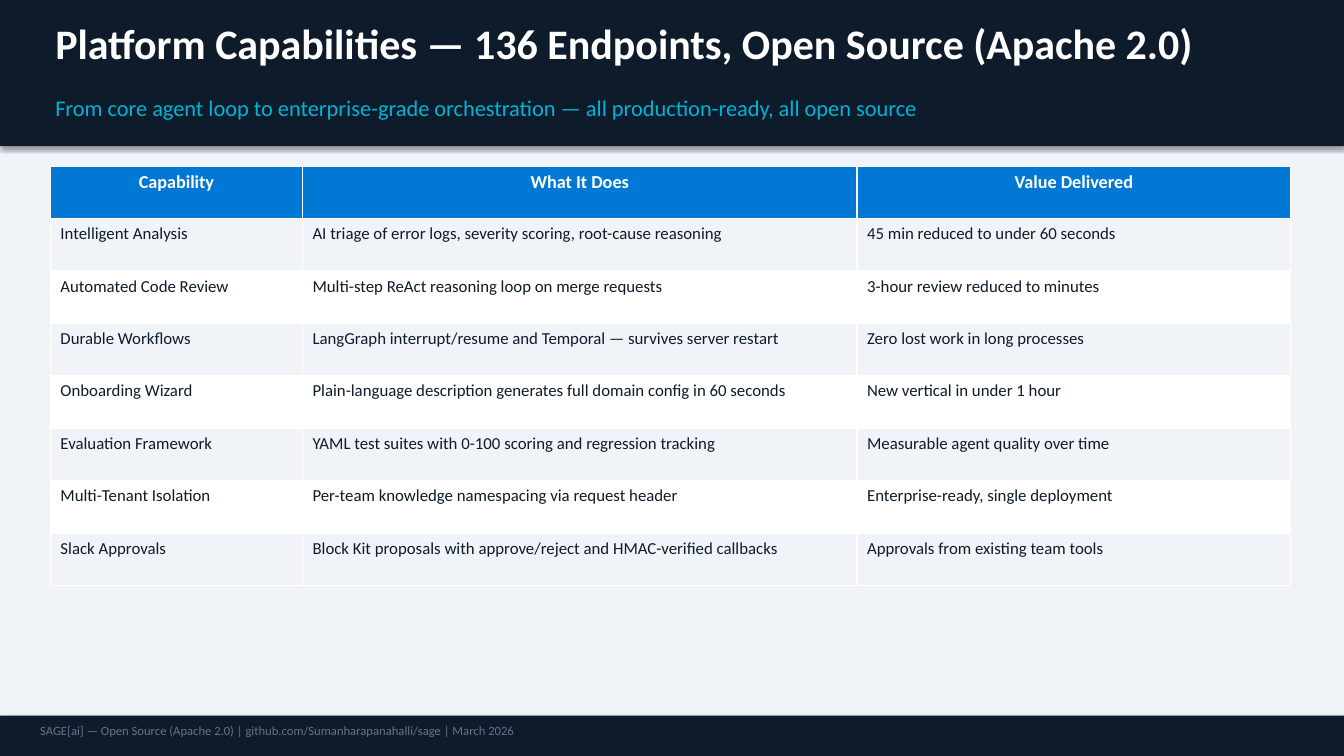
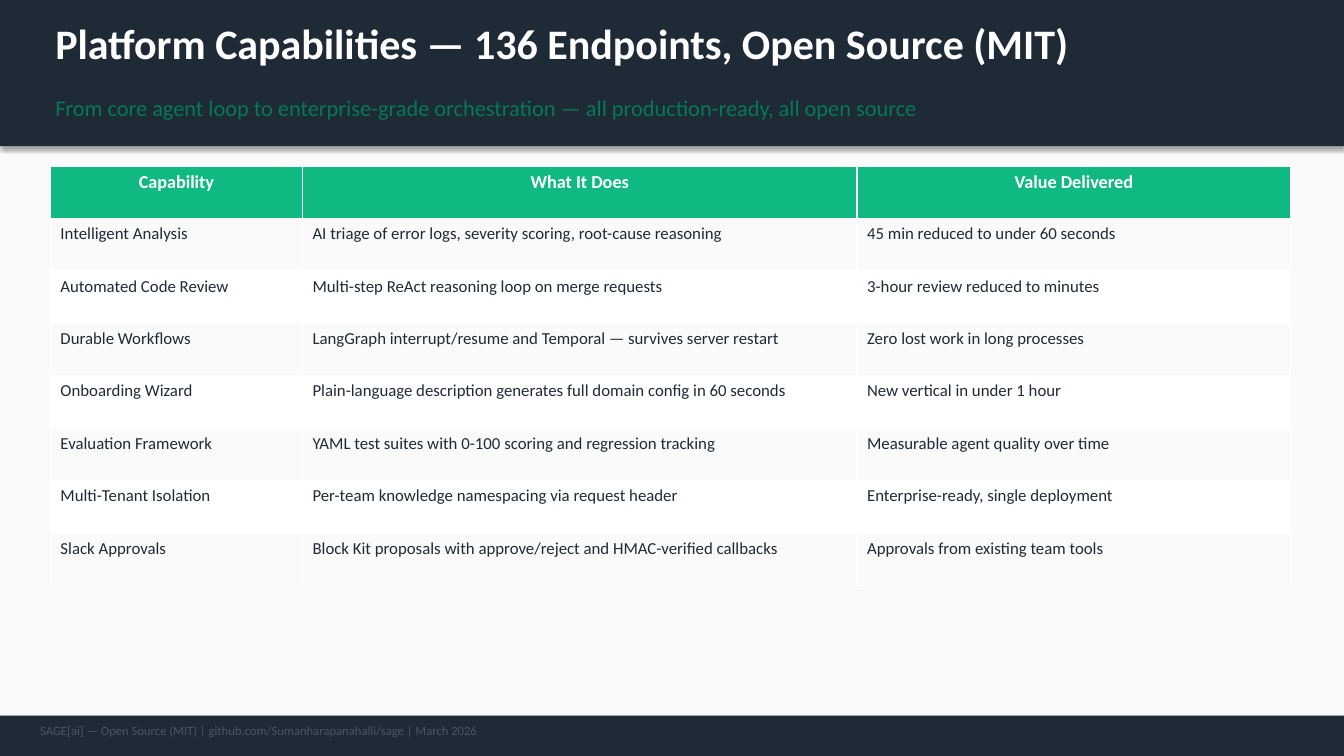
Before and after one commit to Sumanharapanahalli/SAGE, a slide deck: slide 6 of docs/SageAI_Investor_Pitch.pptx. Drawn at 1344x756 pixels with LibreOffice and Linux fonts; fonts in the diff are those of the drawing. Boxes give left, top, right and bottom in pixels: in the first picture for what was removed or moved away, otherwise in the second. Text is boxed around its words. In the diff, an @@ line names an element or a change of style, - is before the commit and + after.

```diff
--- a/docs/SageAI_Investor_Pitch.pptx
+++ b/docs/SageAI_Investor_Pitch.pptx
@@ background #F0F4F8 to #FAFAFA @@
@@ rectangle at <box>0,0,1344,146</box>: fill #0D1B2A to #1F2A37 @@
@@ text at <box>55,28,1068,66</box>: text changed @@
-Platform Capabilities — 136 Endpoints, Open Source (Apache 2.0)
+Platform Capabilities — 136 Endpoints, Open Source (MIT)
@@ text "From core agent loop to ..." at <box>55,100,916,120</box>: text colour #00B4D8 to #047857 @@
@@ table at <box>50,166,1291,586</box> @@
@@ fill #0078D4 to #10B981 in row 1 @@
@@ fill #F0F4F8 to #FAFAFA in 12 cells @@
@@ text colour #0D1B2A to #1F2A37 @@
@@ rectangle at <box>0,716,1344,756</box>: fill #0D1B2A to #1F2A37 @@
@@ text at <box>40,726,477,735</box>: text changed; text colour #647487 to #4B5563 @@
-SAGE[ai] — Open Source (Apache 2.0) | github.com/Sumanharapanahalli/sage | March 2026
+SAGE[ai] — Open Source (MIT) | github.com/Sumanharapanahalli/sage | March 2026
```
Also in this commit, not shown: 13 other slides changed, 1 slide removed, 8 other files.
